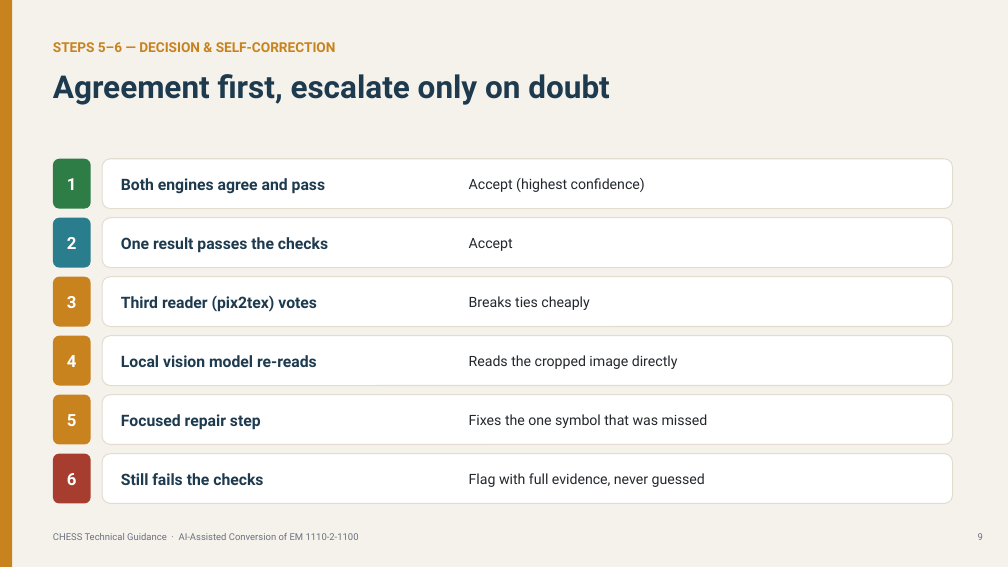
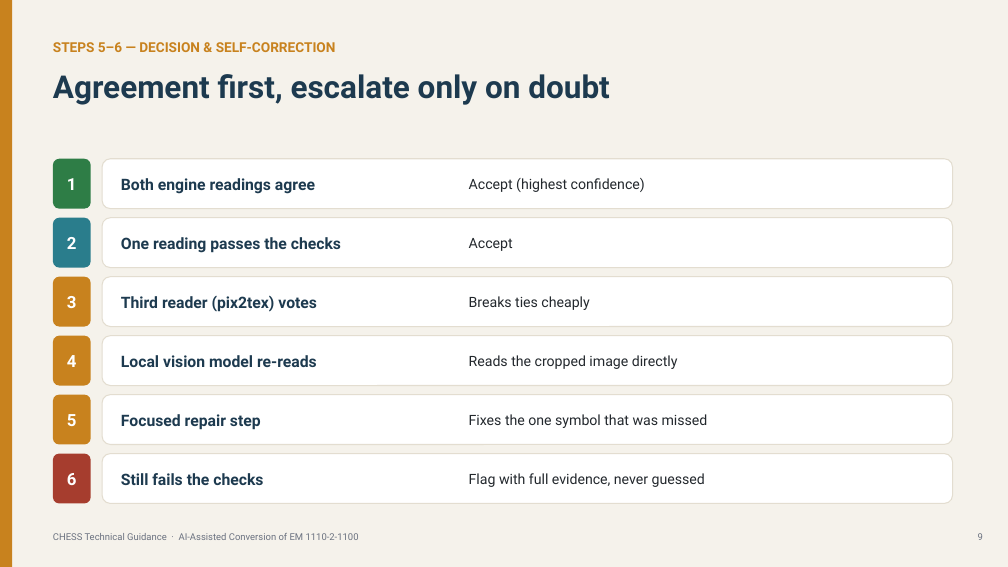
Before and after one commit to Coastal-Hazards-System/CHESS-Technical-Guidance, a slide deck: slide 9 of docs/CEM_AI_Conversion.pptx. Drawn at 1008x567 pixels with LibreOffice and Linux fonts; fonts in the diff are those of the drawing. Boxes give left, top, right and bottom in pixels: in the first picture for what was removed or moved away, otherwise in the second. Text is boxed around its words. In the diff, an @@ line names an element or a change of style, - is before the commit and + after.

Commit message:
Clarify two-engine roles in conversion deck
Both engines read each equation: Marker reads the whole page (layout,
tables, and equations) and MinerU re-reads the equations as an
independent second opinion. Reword the pipeline "Decide" step and the
decision ladder to talk about the two equation readings agreeing, so the
agreement check is consistent with how the engines are described.

```diff
--- a/docs/CEM_AI_Conversion.pptx
+++ b/docs/CEM_AI_Conversion.pptx
@@ text at [121, 178, 315, 194]: text changed @@
-Both engines agree and pass
+Both engine readings agree
@@ text at [121, 237, 341, 253]: text changed @@
-One result passes the checks
+One reading passes the checks
```
Also in this commit, not shown: 1 other slide changed.
